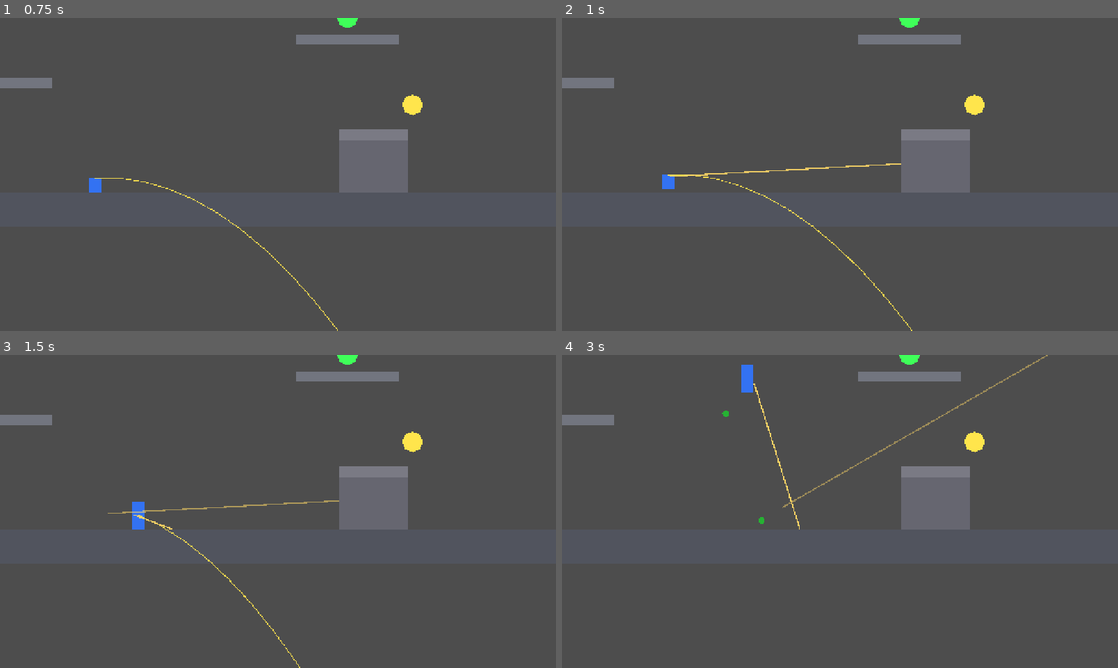
Above: before the commit, frames 1-4 (two rows, left to right).
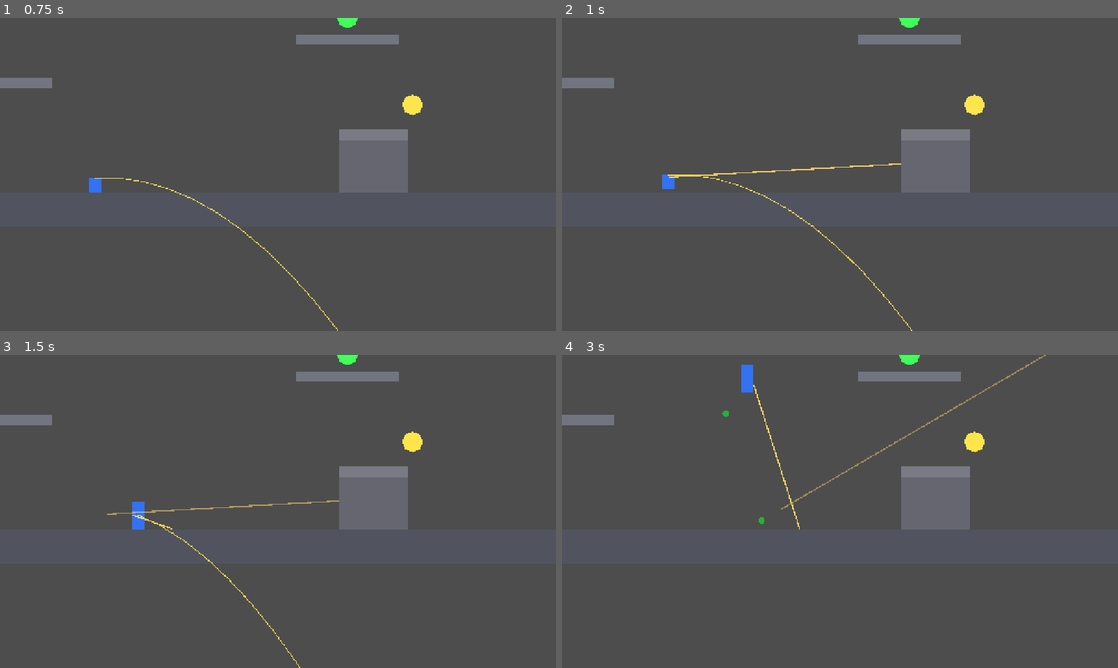
Above: after the commit, the same moments.

Repository: techafreshh/jetpack
Game: Godot game, scene res://scenes/match.tscn
Two runs of this game, one before a commit and one after it. Both use one fixed random seed, a clock stepped at 60 frames per second and the inputs below. This scene is started directly instead of the project's main scene.
Inputs (mouse positions are in pixels of both pictures, inside the frame that each line leads up to):
- Up to frame 1 (0.75 s): tap Enter at 0.5 s; move the mouse to (400, 158) at 0.52 s; hold D (move_right) from 0.53 s (still down); hold S (crouch) from 0.53 s (still down)
- Up to frame 2 (1 s): keep holding D (move_right); keep holding S (crouch); tap W at 0.77 s; click (962, 158) at 0.8 s
- Up to frame 3 (1.5 s): keep holding D (move_right); tap W at 1.07 s; move the mouse to (166, 527) at 1.27 s; release S (crouch) at 1.28 s; click (166, 527) at 1.35 s
- Up to frame 4 (3 s): tap W at 1.52, 1.82 s; tap Space (fly) at 1.55 s; move the mouse to (895, 442) at 2.02 s; release D (move_right) at 2.03 s; hold A (move_left) 2.03-2.78 s; hold Space (fly) 2.03-2.78 s; click (895, 442) at 2.17 s; tap G (throw_grenade) at 2.3, 2.85 s; move the mouse to (812, 574) at 2.77 s; hold D (move_right) from 2.78 s (still down); click (812, 574) at 2.92 s

Frame 1 is identical in both runs. In frame 2, less than 0.1% of the frame differs, in the area x 19-60%, y 46-52%; in frame 3, 0.1%; in frame 4, 0.3%, in the area x 34-88%, y 0-55%.

Commit message:
[#10] Add Pilot/Command seam: HumanPilot owns raw input, soldier/weapon consume commands
Pilot base plus HumanPilot emit one Command per tick (move_x, fly,
crouch, aim_point, fire, grenade edge, switch_to, reload). Soldier
seats a default HumanPilot, pulls apply_command each physics tick,
and forwards aim/fire/reload/switch to its weapon via try_fire.
Weapon _physics_process keeps cooldown decay only. test_pilots.gd
proves field surface, key mapping, 30-tick fire consumption, and
the zero-Input source gate; test_aim.gd drives via the new seam.

Diff:
--- /dev/null
+++ b/jetpack/scripts/pilots/human_pilot.gd
@@ -0,0 +1,81 @@
+class_name HumanPilot
+extends Pilot
+## Live keyboard/mouse driver: the only node that reads raw input devices.
+## Polls held actions and the parent soldier's mouse position each tick and
+## emits one Pilot.Command. Edge fields (grenade, reload, switch_to) pulse
+## for a single tick via is_action_just_pressed.
+
+var _last_aim := Vector2.ZERO
+
+
+func _ready() -> void:
+	_ensure_input_actions()
+
+
+func get_command(_delta: float) -> Pilot.Command:
+	var cmd := Pilot.Command.new()
+	cmd.move_x = Input.get_axis("move_left", "move_right")
+	cmd.fly = Input.is_action_pressed("fly")
+	cmd.crouch = Input.is_action_pressed("crouch")
+	cmd.fire = Input.is_action_pressed("fire")
+	cmd.grenade = Input.is_action_just_pressed("throw_grenade")
+	cmd.reload = Input.is_action_just_pressed("reload")
+	cmd.switch_to = -1
+	for i in 8:
+		if Input.is_action_just_pressed("slot_%d" % (i + 1)):
+			cmd.switch_to = i
+			break
+	var parent := get_parent() as CanvasItem
+	if parent != null:
+		_last_aim = parent.get_global_mouse_position()
+		cmd.aim_point = _last_aim
+	else:
+		cmd.aim_point = _last_aim
+	return cmd
+
+
+func _ensure_input_actions() -> void:
+	var keys := {
+		"move_left": [KEY_A, KEY_LEFT],
+		"move_right": [KEY_D, KEY_RIGHT],
+		"crouch": [KEY_S, KEY_DOWN],
+		"fly": [KEY_SPACE, KEY_W, KEY_UP],
+		"throw_grenade": [KEY_G],
+		"reload": [KEY_R],
+		"slot_1": [KEY_1],
+		"slot_2": [KEY_2],
+		"slot_3": [KEY_3],
+		"slot_4": [KEY_4],
+		"slot_5": [KEY_5],
+		"slot_6": [KEY_6],
+		"slot_7": [KEY_7],
+		"slot_8": [KEY_8],
+	}
+	for action in keys:
+		if not InputMap.has_action(action):
+			InputMap.add_action(action)
+		for keycode in keys[action]:
+			var exists := false
+			for ev in InputMap.action_get_events(action):
+				if ev is InputEventKey and (ev as InputEventKey).physical_keycode == keycode:
+					exists = true
+					break
+			if not exists:
+				var press := InputEventKey.new()
+				press.physical_keycode = keycode
+				InputMap.action_add_event(action, press)
+	_ensure_mouse_action("fire", MOUSE_BUTTON_LEFT)
+
+
+func _ensure_mouse_action(action: StringName, button: MouseButton) -> void:
+	if not InputMap.has_action(action):
+		InputMap.add_action(action)
+	var exists := false
+	for ev in InputMap.action_get_events(action):
+		if ev is InputEventMouseButton and (ev as InputEventMouseButton).button_index == button:
+			exists = true
+			break
+	if not exists:
+		var press := InputEventMouseButton.new()
+		press.button_index = button
+		InputMap.action_add_event(action, press)
--- /dev/null
+++ b/jetpack/scripts/pilots/pilot.gd
@@ -0,0 +1,19 @@
+class_name Pilot
+extends Node
+## Base driver for soldier combat: each physics tick the soldier pulls one
+## Command and consumes it. HumanPilot is the sole raw-input reader;
+## scripted drivers subclass this and return their own Commands.
+
+class Command extends RefCounted:
+	var move_x := 0.0
+	var fly := false
+	var crouch := false
+	var aim_point := Vector2.ZERO
+	var fire := false
+	var grenade := false
+	var switch_to := -1
+	var reload := false
+
+
+func get_command(_delta: float) -> Pilot.Command:
+	return Pilot.Command.new()
--- a/jetpack/scripts/soldier.gd
+++ b/jetpack/scripts/soldier.gd
@@ -69,10 +69,15 @@
 var fuel: float = 100.0
 var crouched: bool = false
 var thrusting: bool = false
-# Script-level aim override for headless tests: raw Input.warp_mouse is a
-# display-server no-op with no cursor headlessly, so steer aim via this seam.
+# Script-level aim override for headless tests: the display server has no
+# cursor headlessly, so steer aim via this seam.
 var aim_override := Vector2.ZERO
 var has_aim_override := false
+## Per-tick driver: the sole reader of raw input (HumanPilot) or a scripted
+## Pilot subclass. The sim consumes only Pilot.Command, never devices.
+var pilot: Pilot
+var _cmd_aim := Vector2.ZERO
+var _has_cmd_aim := false
 
 var _stand_h: float = 64.0
 var _saved_layer := 1
@@ -97,7 +102,11 @@
 		if rect != null:
 			_stand_h = rect.size.y
 	fuel = fuel_max
-	_ensure_input_actions()
+	if pilot == null:
+		pilot = HumanPilot.new()
+		add_child(pilot)
+	elif pilot.get_parent() == null:
+		add_child(pilot)
 	_record_safe_position()
 
 
@@ -117,10 +126,27 @@
 	if global_position.y > KILL_Y:
 		_die("fall")
 		return
+	var cmd := Pilot.Command.new()
+	if pilot != null and is_instance_valid(pilot):
+		cmd = pilot.get_command(delta)
+	apply_command(cmd, delta)
+
+
+func set_pilot(p: Pilot) -> void:
+	if p == pilot:
+		return
+	if pilot != null and is_instance_valid(pilot):
+		pilot.queue_free()
+	pilot = p
+	if pilot != null and pilot.get_parent() == null:
+		add_child(pilot)
+
+
+func apply_command(cmd: Pilot.Command, delta: float) -> void:
 	var was_floor := is_on_floor()
 
 	# Crouch first so height and speed mult apply to the rest of the tick.
-	if Input.is_action_pressed("crouch"):
+	if cmd.crouch:
 		_set_crouched(true)
 	else:
 		if _head_check == null:
@@ -130,7 +156,7 @@
 			if not _head_check.is_colliding():
 				_set_crouched(false)
 
-	thrusting = Input.is_action_pressed("fly") and fuel > 0.0
+	thrusting = cmd.fly and fuel > 0.0
 
 	var burn_rate := fuel_max / fuel_burn_s
 	if not was_floor:
@@ -142,7 +168,7 @@
 		var mult := ground_refuel_mult if was_floor else air_refuel_mult
 		fuel = minf(fuel_max, fuel + burn_rate * mult * delta)
 
-	var dir := Input.get_axis("move_left", "move_right")
+	var dir := clampf(cmd.move_x, -1.0, 1.0)
 	var target := dir * run_speed * (crouch_speed_mult if crouched else 1.0)
 	if dir != 0.0:
 		var accel := ground_accel if was_floor else ground_accel * air_control
@@ -151,11 +177,28 @@
 		velocity.x = move_toward(velocity.x, 0.0, ground_friction * delta)
 	# Airborne with no input: velocity.x untouched, momentum preserved.
 
-	if Input.is_action_just_pressed("throw_grenade"):
+	if cmd.grenade:
 		throw_grenade()
+	_cmd_aim = cmd.aim_point
+	_has_cmd_aim = true
+	var weapon := get_node_or_null("Weapon")
+	if weapon != null:
+		weapon.call("set_aim_point", _aim_point())
+		if cmd.fire and weapon.has_method("try_fire"):
+			weapon.call("try_fire")
+		if cmd.reload and weapon.has_method("reload"):
+			weapon.call("reload")
+	if cmd.switch_to >= 0:
+		_switch_to(cmd.switch_to)
 	_update_arc_preview()
 
 	move_and_slide()
+
+
+func _switch_to(idx: int) -> void:
+	if idx < 0 or idx >= slots.size():
+		return
+	add_weapon(slots[idx])
 
 
 func take_damage(amount: float) -> void:
@@ -316,6 +359,8 @@
 func _aim_point() -> Vector2:
 	if has_aim_override:
 		return aim_override
+	if _has_cmd_aim:
+		return _cmd_aim
 	return get_global_mouse_position()
 
 
@@ -421,26 +466,3 @@
 		var raw: Variant = cfg.get_value("spawn%d" % i, "pos", Vector2.INF)
 		if raw is Vector2 and raw != Vector2.INF:
 			_spawn_points.append(raw)
-
-
-func _ensure_input_actions() -> void:
-	var keys := {
-		"move_left": [KEY_A, KEY_LEFT],
-		"move_right": [KEY_D, KEY_RIGHT],
-		"crouch": [KEY_S, KEY_DOWN],
-		"fly": [KEY_SPACE, KEY_W, KEY_UP],
-		"throw_grenade": [KEY_G],
-	}
-	for action in keys:
-		if not InputMap.has_action(action):
-			InputMap.add_action(action)
-		for keycode in keys[action]:
-			var exists := false
-			for ev in InputMap.action_get_events(action):
-				if ev is InputEventKey and (ev as InputEventKey).physical_keycode == keycode:
-					exists = true
-					break
-			if not exists:
-				var press := InputEventKey.new()
-				press.physical_keycode = keycode
-				InputMap.action_add_event(action, press)
--- a/jetpack/scripts/weapons/weapon.gd
+++ b/jetpack/scripts/weapons/weapon.gd
@@ -12,8 +12,8 @@
 
 var ammo: int = 0
 var reserve_left: int = 0
-# Script-level aim override for headless tests: raw Input.warp_mouse is a
-# display-server no-op with no cursor headlessly, so steer aim via this seam.
+# Script-level aim override for headless tests: the display server has no
+# cursor headlessly, so steer aim via this seam.
 var aim_override := Vector2.ZERO
 var has_aim_override := false
 
@@ -23,7 +23,6 @@
 
 
 func _ready() -> void:
-	_ensure_fire_action()
 	if stats != null and ammo <= 0 and reserve_left <= 0:
 		ammo = stats.mag_size
 		reserve_left = stats.reserve
@@ -79,6 +78,13 @@
 	ammo -= 1
 	_cooldown = 1.0 / rate
 	return true
+
+
+func try_fire() -> bool:
+	if consume_shot():
+		_fire()
+		return true
+	return false
 
 
 func reload() -> bool:
@@ -108,9 +114,6 @@
 	if stats == null:
 		return
 	_cooldown = maxf(0.0, _cooldown - delta)
-	if Input.is_action_pressed("fire") and can_fire():
-		if consume_shot():
-			_fire()
 
 
 func set_aim_point(p: Vector2) -> void:
@@ -198,17 +201,3 @@
 		tween.tween_property(tracer, "modulate:a", 0.0, tracer_lifetime)
 		tween.tween_callback(tracer.queue_free)
 	_tracers.append(tracer)
-
-
-func _ensure_fire_action() -> void:
-	if not InputMap.has_action("fire"):
-		InputMap.add_action("fire")
-	var exists := false
-	for ev in InputMap.action_get_events("fire"):
-		if ev is InputEventMouseButton and (ev as InputEventMouseButton).button_index == MOUSE_BUTTON_LEFT:
-			exists = true
-			break
-	if not exists:
-		var press := InputEventMouseButton.new()
-		press.button_index = MOUSE_BUTTON_LEFT
-		InputMap.action_add_event("fire", press)
--- a/jetpack/tests/test_aim.gd
+++ b/jetpack/tests/test_aim.gd
@@ -59,15 +59,15 @@
 	if weapon == null:
 		return
 
-	# (a) No override: both nodes fall back to get_global_mouse_position().
+	# (a) No override: the soldier falls back to get_global_mouse_position()
+	# while the weapon takes the soldier's per-tick forwarded aim.
 	check(not bool(soldier.get("has_aim_override")), "soldier override off by default")
-	check(not bool(weapon.get("has_aim_override")), "weapon override off by default")
 	var s_fallback: Vector2 = soldier.get_global_mouse_position()
 	var s_aim = soldier.call("_aim_point")
 	check((s_aim as Vector2).distance_to(s_fallback) < 0.001, "soldier aim equals mouse fallback")
-	var w_fallback: Vector2 = (weapon as Node2D).get_global_mouse_position()
 	var w_aim = weapon.call("_aim_point")
-	check((w_aim as Vector2).distance_to(w_fallback) < 0.001, "weapon aim equals mouse fallback")
+	var s_aim2 = soldier.call("_aim_point")
+	check((w_aim as Vector2).distance_to(s_aim2 as Vector2) < 0.001, "weapon takes soldier forwarded aim")
 
 	# (b) Soldier override steers grenade aim and shell velocity east.
 	soldier.call("set_aim_point", soldier.global_position + Vector2(300, 0))
@@ -83,18 +83,14 @@
 		shell_vel = shells.back().get("linear_velocity")
 	check(shell_vel.x > 500.0, "shell leaves east (vx=%f)" % shell_vel.x)
 
-	# (c) Weapon override steers hitscan tracers east of the muzzle.
-	var muzzle := (weapon as Node2D).global_position
-	var m := weapon.get_node_or_null("Muzzle") as Marker2D
-	if m != null:
-		muzzle = m.global_position
-	weapon.call("set_aim_point", muzzle + Vector2(300, 0))
-	check(bool(weapon.get("has_aim_override")), "weapon override flag set")
+	# (c) Soldier override steers command-driven tracers east of the muzzle.
+	soldier.call("set_aim_point", soldier.global_position + Vector2(300, 0))
+	check(bool(soldier.get("has_aim_override")), "soldier override flag set")
 	Input.action_press("fire")
 	await wait_physics(12)
 	Input.action_release("fire")
 	var east := east_tracers_of(weapon)
-	check(east.size() >= 1, "override fires tracers east (got %d)" % east.size())
+	check(east.size() >= 1, "command path fires tracers east (got %d)" % east.size())
 
 	# (d) Standalone weapon honors its own override with no soldier parent.
 	var scr := load("res://scripts/weapons/weapon.gd") as Script
@@ -111,10 +107,10 @@
 		lone.global_position = Vector2(-500, -200)
 		lone.call("equip", ranger)
 		lone.call("set_aim_point", (lone as Node2D).global_position + Vector2(300, 0))
-		Input.action_press("fire")
-		await wait_physics(12)
-		Input.action_release("fire")
-		check(east_tracers_of(lone).size() >= 1, "standalone fires tracers east")
+		for i in 12:
+			lone.call("try_fire")
+			await physics_frame
+		check(east_tracers_of(lone).size() >= 1, "standalone fires tracers east via try_fire")
 		lone.queue_free()
 		await process_frame
 
--- /dev/null
+++ b/jetpack/tests/test_pilots.gd
@@ -0,0 +1,144 @@
+extends SceneTree
+## Headless proof for the Pilot/Command seam: Pilot.Command carries the eight
+## fixed-60 Hz fields, HumanPilot is the sole raw-input reader mapping keys
+## to Commands, a held fire Command drains a ranger mag through the soldier
+## consumption path, and sim sources never touch Input directly.
+## Run: godot --headless --path jetpack --script res://tests/test_pilots.gd
+
+var passed := 0
+var failed := 0
+
+
+func _initialize() -> void:
+	await run_tests()
+	print("Results: %d passed, %d failed" % [passed, failed])
+	quit(1 if failed > 0 else 0)
+
+
+func check(cond: bool, label: String) -> void:
+	if cond:
+		passed += 1
+	else:
+		failed += 1
+		push_error("FAIL " + label)
+
+
+func wait_physics(n: int) -> void:
+	for i in n:
+		await physics_frame
+
+
+func release_action(action: StringName) -> void:
+	if InputMap.has_action(action):
+		Input.action_release(action)
+
+
+func release_all() -> void:
+	for action in ["move_left", "move_right", "crouch", "fly", "fire", "throw_grenade", "reload"]:
+		release_action(action)
+	for i in 8:
+		release_action("slot_%d" % (i + 1))
+
+
+func file_lines(path: String) -> Array[String]:
+	var out: Array[String] = []
+	var f := FileAccess.open(path, FileAccess.READ)
+	if f == null:
+		return out
+	while not f.eof_reached():
+		out.append(f.get_line())
+	return out
+
+
+func run_tests() -> void:
+	await process_frame
+	release_all()
+
+	# (i) Command defaults for all eight fields.
+	var cmd := Pilot.Command.new()
+	check(cmd != null, "Pilot.Command instantiates")
+	check_close_float(float(cmd.move_x), 0.0, "Command.move_x defaults to 0.0")
+	check(not bool(cmd.fly), "Command.fly defaults to false")
+	check(not bool(cmd.crouch), "Command.crouch defaults to false")
+	check((cmd.aim_point as Vector2).is_equal_approx(Vector2.ZERO), "Command.aim_point defaults to ZERO")
+	check(not bool(cmd.fire), "Command.fire defaults to false")
+	check(not bool(cmd.grenade), "Command.grenade defaults to false")
+	check(int(cmd.switch_to) == -1, "Command.switch_to defaults to -1")
+	check(not bool(cmd.reload), "Command.reload defaults to false")
+
+	# (ii) HumanPilot mapping: a Pilot producing Commands from raw input.
+	var human := HumanPilot.new()
+	check(human is Pilot, "HumanPilot is a Pilot")
+	root.add_child(human)
+	await process_frame
+	Input.action_press("move_right")
+	var right := human.get_command(0.016)
+	check(right is Pilot.Command, "get_command returns Pilot.Command")
+	check(float(right.move_x) > 0.5, "held move_right maps to move_x > 0.5 (got %f)" % float(right.move_x))
+	Input.action_release("move_right")
+	Input.action_press("fire")
+	check(bool(human.get_command(0.016).fire), "held fire maps to fire=true")
+	Input.action_release("fire")
+	check(not bool(human.get_command(0.016).fire), "released fire maps to fire=false")
+	Input.action_press("throw_grenade")
+	check(bool(human.get_command(0.016).grenade), "grenade edge true on the just-pressed tick")
+	Input.action_release("throw_grenade")
+	await wait_physics(2)
+	check(not bool(human.get_command(0.016).grenade), "grenade edge false after release")
+	human.queue_free()
+	await process_frame
+
+	# (iii) Soldier with default pilot: held fire for 30 ticks drains ammo.
+	var packed := load("res://scenes/soldier.tscn") as PackedScene
+	check(packed != null, "soldier.tscn loads as PackedScene")
+	if packed == null:
+		return
+	var soldier := packed.instantiate() as CharacterBody2D
+	check(soldier != null, "soldier.tscn instantiates CharacterBody2D")
+	if soldier == null:
+		return
+	soldier.position = Vector2(0, -200)
+	root.add_child(soldier)
+	await process_frame
+	await process_frame
+	check(soldier.get("pilot") != null, "soldier seats a default pilot")
+	check((soldier.get("pilot") as Node) is HumanPilot, "default pilot is a HumanPilot")
+	var weapon := soldier.get_node_or_null("Weapon")
+	check(weapon != null, "soldier has Weapon child")
+	if weapon == null:
+		return
+	var ranger := load("res://resources/weapons/ranger_ar.tres") as WeaponResource
+	check(ranger != null, "ranger_ar.tres loads as WeaponResource")
+	if ranger != null:
+		weapon.call("equip", ranger)
+	var ammo0: int = int(weapon.get("ammo"))
+	check(ammo0 == int(ranger.get("mag_size")), "ranger starts with a full mag (got %d)" % ammo0)
+	soldier.call("set_aim_point", soldier.global_position + Vector2(300, 0))
+	Input.action_press("fire")
+	await wait_physics(30)
+	Input.action_release("fire")
+	var spent: int = ammo0 - int(weapon.get("ammo"))
+	check(spent >= 4, "30-tick held fire spends >=4 shots (spent %d)" % spent)
+	soldier.queue_free()
+	await process_frame
+
+	# (iv) Source gate: sim files never touch Input; pilot.gd owns the seam.
+	for path in ["res://scripts/soldier.gd", "res://scripts/match.gd", "res://scripts/match/spawner.gd"]:
+		var lines := file_lines(path)
+		check(not lines.is_empty(), "%s reads from disk" % path)
+		var hits := 0
+		for ln in lines:
+			if (ln as String).contains("Input."):
+				hits += 1
+		check(hits == 0, "%s has zero Input. lines (got %d)" % [path, hits])
+	var pilot_lines := file_lines("res://scripts/pilots/pilot.gd")
+	check(not pilot_lines.is_empty(), "pilot.gd reads from disk")
+	var blob := "\n".join(pilot_lines)
+	for field in ["move_x", "fly", "crouch", "aim_point", "fire", "grenade", "switch_to", "reload", "get_command"]:
+		check(blob.contains(field), "pilot.gd defines %s" % field)
+
+	release_all()
+
+
+func check_close_float(actual: float, expected: float, label: String) -> void:
+	check(absf(actual - expected) < 0.0001, "%s (expected %f, got %f)" % [label, expected, actual])
Not shown, added: jetpack/scripts/pilots/human_pilot.gd.uid
Not shown, added: jetpack/scripts/pilots/pilot.gd.uid
Not shown, added: jetpack/tests/test_pilots.gd.uid
